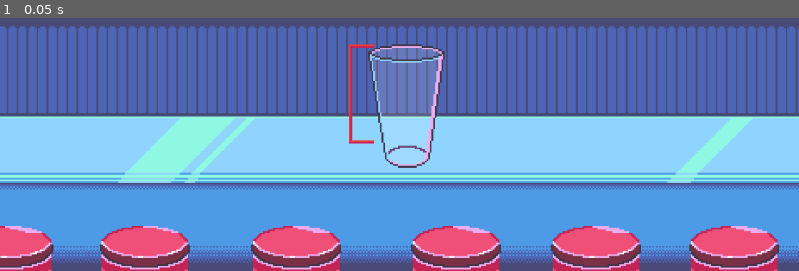
Above: before the commit, frame 1.
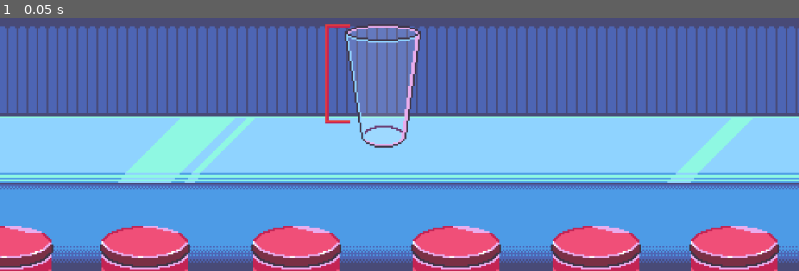
Above: after the commit, the same moment.

Repository: chaseman2505/CasualGameDev
Game: Godot game, scene res://game.tscn
Same seed, same stepped clock (60 frames per second), same inputs: the game is played once before the commit and once after it. Before the commit the project starts from res://node_2d.tscn.
Inputs:
- Up to frame 1 (0.05 s): no input

The runs differ from the first frame. In frame 1, 2.3% of the frame differs, in the area x 40-56%, y 2-60%.

Commit message:
Remade project in godot 4.6 and added web build files

Diff:
--- a/SodaSplash/soda-splash/GameManager.gd
+++ b/SodaSplash/soda-splash/GameManager.gd
@@ -18,7 +18,7 @@
 # Called every frame. 'delta' is the elapsed time since the previous frame.
 func _process(delta: float) -> void:
 	if Input.is_mouse_button_pressed(MOUSE_BUTTON_LEFT) and overflowing == false:
-		cup.value += 0.1
+		cup.value += 10 * delta
 		if cup.value > 100:
 			Lose()
 
--- /dev/null
+++ b/SodaSplash/soda-splash/game.tscn
@@ -0,0 +1,46 @@
+[gd_scene load_steps=8 format=3 uid="uid://bntcxbhtjh0ic"]
+
+[ext_resource type="Script" uid="uid://dhu5hcd85lujb" path="res://GameManager.gd" id="1_eow3j"]
+[ext_resource type="Texture2D" uid="uid://ci8t1ykjjsvfn" path="res://Textures/GameBackground.png" id="1_fc0e3"]
+[ext_resource type="Texture2D" uid="uid://b48yx0kbmfiw" path="res://Textures/SodaBack.png" id="2_7jktm"]
+[ext_resource type="Texture2D" uid="uid://cchgak670mrn5" path="res://Textures/SodaFront.png" id="3_ryrav"]
+[ext_resource type="Texture2D" uid="uid://dmivsy4sgxqmv" path="res://Animations/SodaAnimation.tres" id="4_eow3j"]
+[ext_resource type="Texture2D" uid="uid://bbn0w8xyrclr5" path="res://Textures/FillIndicatorTop.png" id="5_ryrav"]
+[ext_resource type="Texture2D" uid="uid://dn3iie5lnwc1j" path="res://Textures/FillIndicatorBottom.png" id="6_eow3j"]
+
+[node name="Game" type="Node2D"]
+script = ExtResource("1_eow3j")
+
+[node name="GameBackground" type="Sprite2D" parent="."]
+position = Vector2(576, 324)
+scale = Vector2(0.4, 0.4)
+texture = ExtResource("1_fc0e3")
+
+[node name="Cup" type="TextureProgressBar" parent="."]
+offset_left = 496.99997
+offset_top = 291.99997
+offset_right = 773.0
+offset_bottom = 736.0
+scale = Vector2(0.4, 0.4)
+step = 0.0
+value = 100.0
+allow_greater = true
+fill_mode = 3
+texture_under = ExtResource("2_7jktm")
+texture_over = ExtResource("3_ryrav")
+texture_progress = ExtResource("4_eow3j")
+
+[node name="FillIndicatorTop" type="TextureProgressBar" parent="Cup"]
+layout_mode = 0
+offset_left = -70.0
+offset_right = 20.0
+offset_bottom = 444.0
+step = 0.0
+value = 100.0
+fill_mode = 2
+texture_progress = ExtResource("5_ryrav")
+
+[node name="FillIndicatorBottom" type="Sprite2D" parent="Cup/FillIndicatorTop"]
+position = Vector2(45, 225)
+scale = Vector2(0.99999994, 0.99999994)
+texture = ExtResource("6_eow3j")
--- a/SodaSplash/soda-splash/node_2d.tscn
+++ /dev/null
@@ -1,46 +0,0 @@
-[gd_scene load_steps=8 format=3 uid="uid://cuuux5ws8trak"]
-
-[ext_resource type="Script" uid="uid://cubn200xi8p1b" path="res://GameManager.gd" id="1_kdubu"]
-[ext_resource type="Texture2D" uid="uid://ci8t1ykjjsvfn" path="res://Textures/GameBackground.png" id="2_kdubu"]
-[ext_resource type="Texture2D" uid="uid://b48yx0kbmfiw" path="res://Textures/SodaBack.png" id="3_kdubu"]
-[ext_resource type="Texture2D" uid="uid://cchgak670mrn5" path="res://Textures/SodaFront.png" id="3_q6r6c"]
-[ext_resource type="Texture2D" uid="uid://dmivsy4sgxqmv" path="res://Animations/SodaAnimation.tres" id="4_rj586"]
-[ext_resource type="Texture2D" uid="uid://dn3iie5lnwc1j" path="res://Textures/FillIndicatorBottom.png" id="6_d21ai"]
-[ext_resource type="Texture2D" uid="uid://bbn0w8xyrclr5" path="res://Textures/FillIndicatorTop.png" id="7_rj586"]
-
-[node name="Game" type="Node2D"]
-script = ExtResource("1_kdubu")
-
-[node name="GameBackground" type="Sprite2D" parent="."]
-position = Vector2(576, 324)
-scale = Vector2(0.4, 0.4)
-texture = ExtResource("2_kdubu")
-
-[node name="Cup" type="TextureProgressBar" parent="."]
-offset_left = 531.0
-offset_top = 321.0
-offset_right = 807.0
-offset_bottom = 765.0
-scale = Vector2(0.4, 0.4)
-step = 0.0
-value = 100.0
-allow_greater = true
-fill_mode = 3
-texture_under = ExtResource("3_kdubu")
-texture_over = ExtResource("3_q6r6c")
-texture_progress = ExtResource("4_rj586")
-
-[node name="FillIndicatorTop" type="TextureProgressBar" parent="Cup"]
-layout_mode = 0
-offset_left = -70.0
-offset_right = 20.0
-offset_bottom = 444.0
-step = 0.0
-value = 80.0
-fill_mode = 2
-texture_progress = ExtResource("7_rj586")
-
-[node name="FillIndicatorBottom" type="Sprite2D" parent="Cup/FillIndicatorTop"]
-position = Vector2(45, 225)
-scale = Vector2(0.9999998, 0.9999998)
-texture = ExtResource("6_d21ai")
--- a/SodaSplash/soda-splash/project.godot
+++ b/SodaSplash/soda-splash/project.godot
@@ -11,27 +11,20 @@
 [application]
 
 config/name="SodaSplash"
-run/main_scene="res://node_2d.tscn"
-config/features=PackedStringArray("4.5", "Forward Plus")
+run/main_scene="uid://bntcxbhtjh0ic"
+config/features=PackedStringArray("4.5", "GL Compatibility")
 config/icon="res://icon.svg"
 
 [dotnet]
 
 project/assembly_name="SodaSplash"
 
-[input]
-
-left_click={
-"deadzone": 0.2,
-"events": [Object(InputEventMouseButton,"resource_local_to_scene":false,"resource_name":"","device":-1,"window_id":0,"alt_pressed":false,"shift_pressed":false,"ctrl_pressed":false,"meta_pressed":false,"button_mask":0,"position":Vector2(0, 0),"global_position":Vector2(0, 0),"factor":1.0,"button_index":1,"canceled":false,"pressed":false,"double_click":false,"script":null)
-]
-}
-
 [physics]
 
-2d/physics_engine="Rapier2D"
 3d/physics_engine="Jolt Physics"
 
 [rendering]
 
 rendering_device/driver.windows="d3d12"
+renderer/rendering_method="gl_compatibility"
+renderer/rendering_method.mobile="gl_compatibility"
Not shown, changed: SodaSplash/soda-splash/GameManager.gd.uid
Not shown, added: SodaSplash/soda-splash/export_presets.cfg
Not shown, removed: SodaSplash/soda-splash/start.gd.uid
Not shown, removed: SodaSplash/soda-splash/test.gd.uid
Not shown, added: SodaSplash/WebBuild/SodaSplash.zip
Not shown, added: SodaSplash/WebBuild/index.apple-touch-icon.png
Not shown, added: SodaSplash/WebBuild/index.audio.position.worklet.js
Not shown, added: SodaSplash/WebBuild/index.audio.worklet.js
Not shown, added: SodaSplash/WebBuild/index.html
Not shown, added: SodaSplash/WebBuild/index.icon.png
Not shown, added: SodaSplash/WebBuild/index.js
Not shown, added: SodaSplash/WebBuild/index.pck
(and 2 more such lines)
